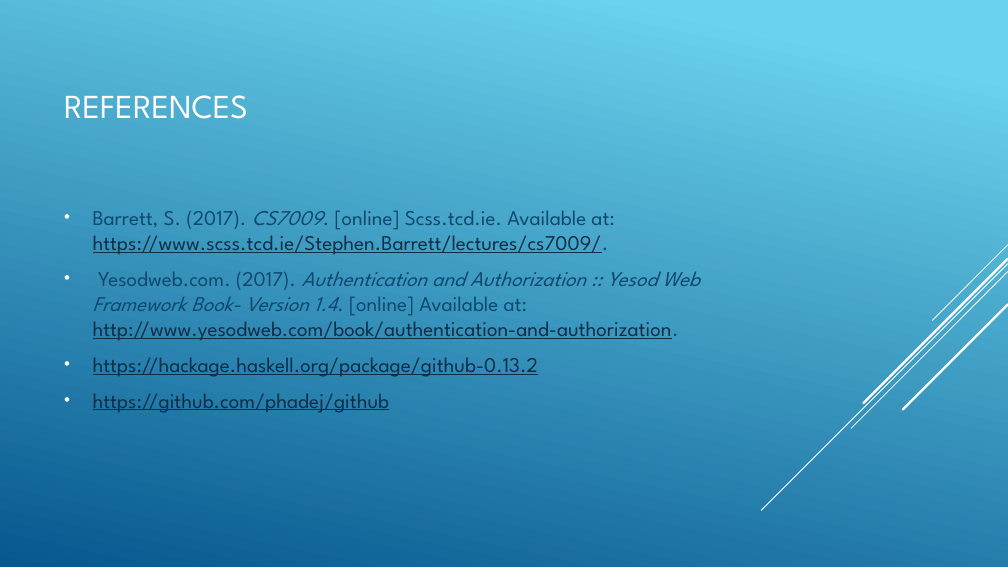
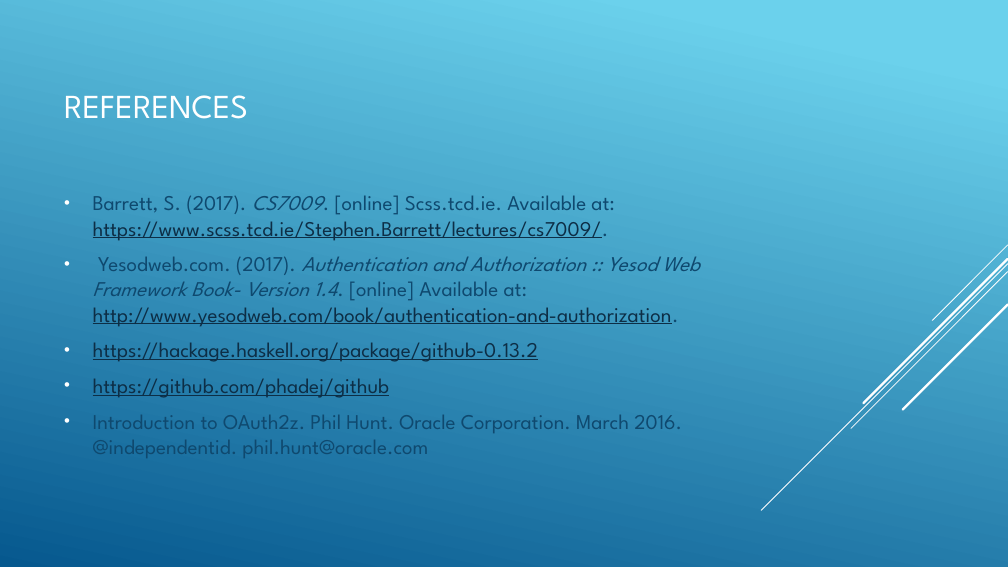
Before and after one commit to sftcd/cs7053, a slide deck: slide 15 of 2016lectures/GitHub OAUth2.pptx (slide 8 before the commit). Drawn at 1008x567 pixels with LibreOffice and Linux fonts; fonts in the diff are those of the drawing. Boxes give left, top, right and bottom in pixels: in the first picture for what was removed or moved away, otherwise in the second. Text is boxed around its words. In the diff, an @@ line names an element or a change of style, - is before the commit and + after.

Commit message:
Updated Github OAuth2 slides and moved name from READme to slide deck.

```diff
--- a/2016lectures/GitHub OAUth2.pptx
+++ b/2016lectures/GitHub OAUth2.pptx
@@ text at [93,415,682,458]: paragraph added @@
+• Introduction to OAuth2z. Phil Hunt. Oracle Corporation. March 2016. @independentid. phil.hunt@oracle.com
```
Also in this commit, not shown: 6 other slides changed, 7 slides added, 1 other file.
